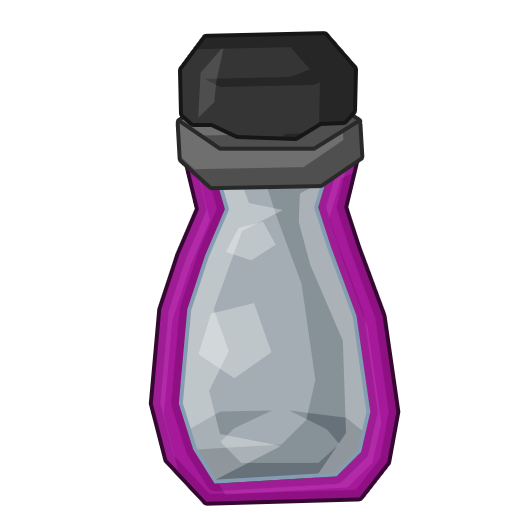
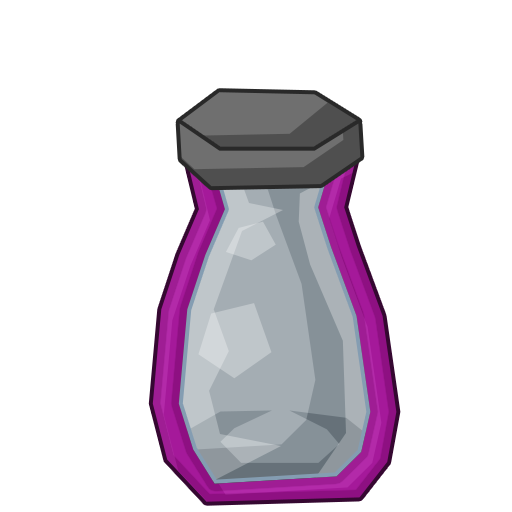
Comparing the layer stacks of the two 512 × 512 images. Changes:
hid "Forme 403" over [182, 35, 354, 137]
